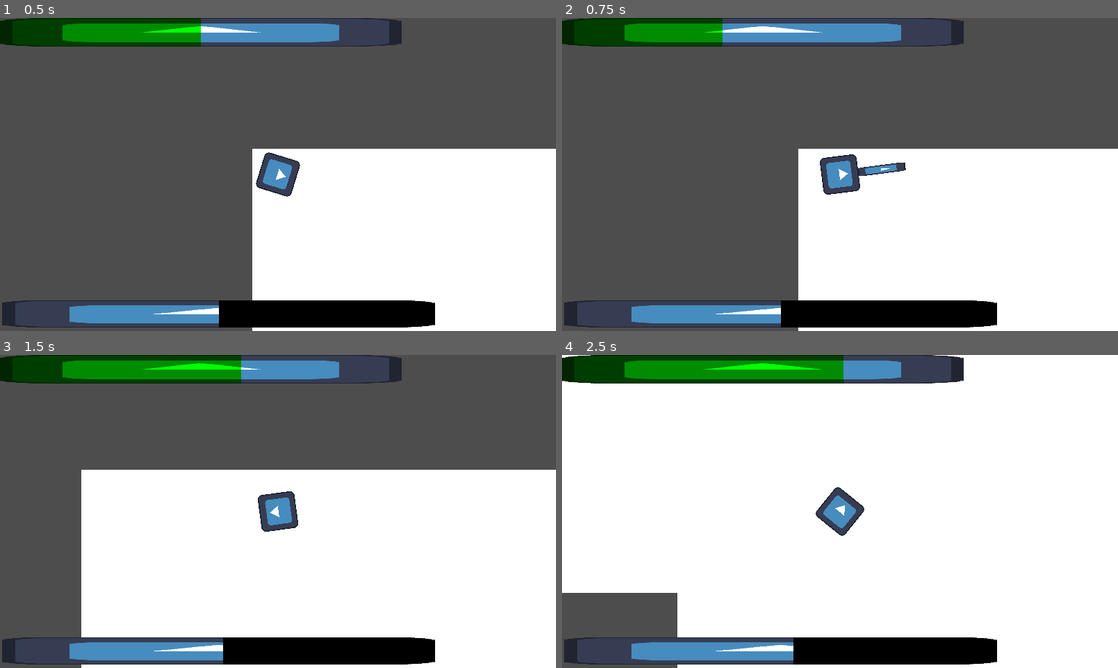
Above: before the commit, frames 1-4 (two rows, left to right).
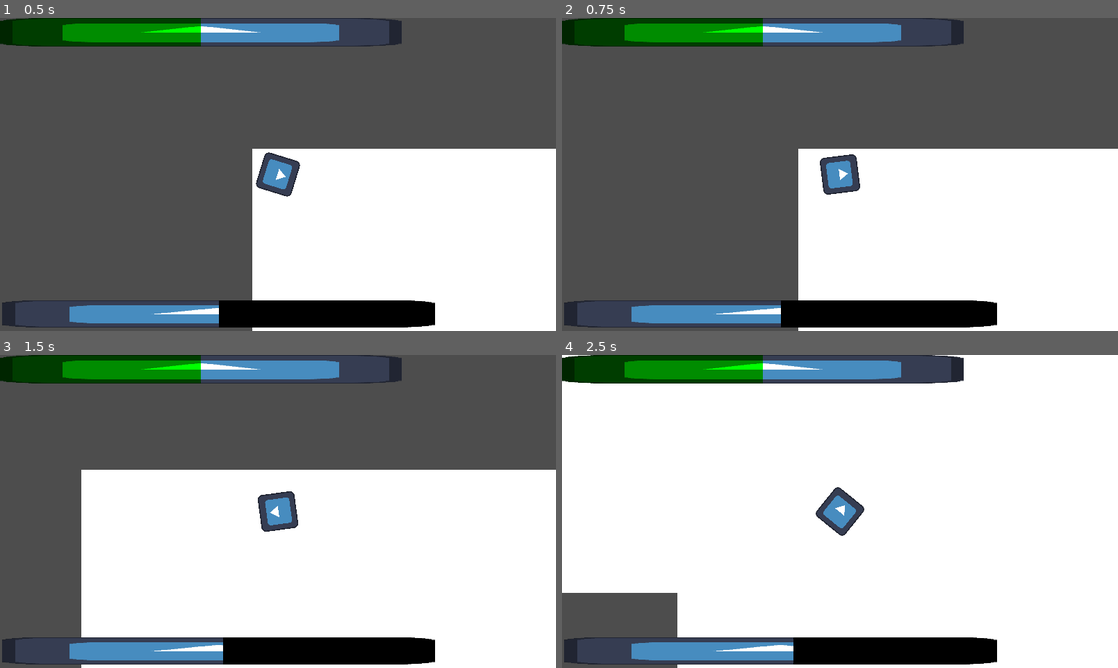
Above: after the commit, the same moments.

Repository: bigmonmulgrew/GodotJam70
Game: Godot game, scene res://Levels/DELETEMETEST.tscn
Two runs of this game, one before a commit and one after it. Both use one fixed random seed, a clock stepped at 60 frames per second and the inputs below. The engine's default icon, where the game draws it, is replaced by a stand-in: a white triangle on a blue panel in a dark square.
Inputs (mouse positions are in pixels of both pictures, inside the frame that each line leads up to):
- Up to frame 1 (0.5 s): no input
- Up to frame 2 (0.75 s): tap Enter at 0.5 s; move the mouse to (962, 158) at 0.52 s; hold D (move_right) from 0.53 s (still down); click (962, 158) at 0.6 s
- Up to frame 3 (1.5 s): right-click (400, 495) at 0.8 s; move the mouse to (166, 527) at 1.27 s; release D (move_right) at 1.28 s; hold S (move_down) from 1.28 s (still down); right-click (166, 527) at 1.35 s
- Up to frame 4 (2.5 s): click (728, 527) at 1.55 s; move the mouse to (895, 442) at 2.02 s; release S (move_down) at 2.03 s; hold D (move_right) from 2.03 s (still down); tap Shift (defensive_action) at 2.1 s; right-click (895, 442) at 2.3 s

Frame 1 is identical in both runs. In frame 2, 0.9% of the frame differs, in the area x 28-62%, y 0-51%; in frame 3, 0.7%; in frame 4, 1.3%, in the area x 36-51%, y 0-10%.

Commit message:
Added base attack class
Sword swipe now uses the base attack class. Now any attacks have a use method

Diff:
--- a/Scenes/Components/Attacks/sword_swipe.tscn
+++ b/Scenes/Components/Attacks/sword_swipe.tscn
@@ -2,6 +2,57 @@
 
 [ext_resource type="Script" path="res://Scripts/Components/Attacks/sword_swipe.gd" id="1_vciys"]
 [ext_resource type="Texture2D" uid="uid://bsoah8gdmv5su" path="res://icon.svg" id="2_dqlk2"]
+
+[sub_resource type="Animation" id="Animation_eeofq"]
+length = 0.001
+tracks/0/type = "value"
+tracks/0/imported = false
+tracks/0/enabled = true
+tracks/0/path = NodePath("Area2D:position")
+tracks/0/interp = 1
+tracks/0/loop_wrap = true
+tracks/0/keys = {
+"times": PackedFloat32Array(0),
+"transitions": PackedFloat32Array(1),
+"update": 0,
+"values": [Vector2(-9, 0)]
+}
+tracks/1/type = "value"
+tracks/1/imported = false
+tracks/1/enabled = true
+tracks/1/path = NodePath("Area2D:rotation")
+tracks/1/interp = 1
+tracks/1/loop_wrap = true
+tracks/1/keys = {
+"times": PackedFloat32Array(0),
+"transitions": PackedFloat32Array(1),
+"update": 0,
+"values": [-1.18206]
+}
+tracks/2/type = "value"
+tracks/2/imported = false
+tracks/2/enabled = true
+tracks/2/path = NodePath("Area2D/CollisionShape2D:disabled")
+tracks/2/interp = 1
+tracks/2/loop_wrap = true
+tracks/2/keys = {
+"times": PackedFloat32Array(0),
+"transitions": PackedFloat32Array(1),
+"update": 1,
+"values": [true]
+}
+tracks/3/type = "value"
+tracks/3/imported = false
+tracks/3/enabled = true
+tracks/3/path = NodePath("Area2D/Sprite2D:visible")
+tracks/3/interp = 1
+tracks/3/loop_wrap = true
+tracks/3/keys = {
+"times": PackedFloat32Array(0),
+"transitions": PackedFloat32Array(1),
+"update": 1,
+"values": [false]
+}
 
 [sub_resource type="Animation" id="Animation_et1kh"]
 resource_name = "sword_attack"
@@ -56,57 +107,6 @@
 "values": [false, true, false]
 }
 
-[sub_resource type="Animation" id="Animation_eeofq"]
-length = 0.001
-tracks/0/type = "value"
-tracks/0/imported = false
-tracks/0/enabled = true
-tracks/0/path = NodePath("Area2D:position")
-tracks/0/interp = 1
-tracks/0/loop_wrap = true
-tracks/0/keys = {
-"times": PackedFloat32Array(0),
-"transitions": PackedFloat32Array(1),
-"update": 0,
-"values": [Vector2(-9, 0)]
-}
-tracks/1/type = "value"
-tracks/1/imported = false
-tracks/1/enabled = true
-tracks/1/path = NodePath("Area2D:rotation")
-tracks/1/interp = 1
-tracks/1/loop_wrap = true
-tracks/1/keys = {
-"times": PackedFloat32Array(0),
-"transitions": PackedFloat32Array(1),
-"update": 0,
-"values": [-1.18206]
-}
-tracks/2/type = "value"
-tracks/2/imported = false
-tracks/2/enabled = true
-tracks/2/path = NodePath("Area2D/CollisionShape2D:disabled")
-tracks/2/interp = 1
-tracks/2/loop_wrap = true
-tracks/2/keys = {
-"times": PackedFloat32Array(0),
-"transitions": PackedFloat32Array(1),
-"update": 1,
-"values": [true]
-}
-tracks/3/type = "value"
-tracks/3/imported = false
-tracks/3/enabled = true
-tracks/3/path = NodePath("Area2D/Sprite2D:visible")
-tracks/3/interp = 1
-tracks/3/loop_wrap = true
-tracks/3/keys = {
-"times": PackedFloat32Array(0),
-"transitions": PackedFloat32Array(1),
-"update": 1,
-"values": [false]
-}
-
 [sub_resource type="AnimationLibrary" id="AnimationLibrary_nifnl"]
 _data = {
 "RESET": SubResource("Animation_eeofq"),
--- a/Scripts/Character/Player/Player.gd
+++ b/Scripts/Character/Player/Player.gd
@@ -1,8 +1,17 @@
 extends CharacterBody2D
 
+# Gets the child of PrimaryAction node with index 0
 @onready var primary_action: Node2D = $PrimaryAction.get_child(0)
+# Gets the child of SecondaryAction node with index 0
 @onready var secondary_action: Node2D = $PrimaryAction.get_child(0)
+
+func _process(delta):
+	_check_input()
 
 func _physics_process(delta):
 
 	move_and_slide()
+
+func _check_input():
+	if Input.is_action_just_pressed("primary_action"): primary_action.use()
+	if Input.is_action_just_pressed("secondary_action"): secondary_action.use()
--- /dev/null
+++ b/Scripts/Components/Attacks/attack_base.gd
@@ -0,0 +1,11 @@
+extends Node2D
+class_name Attack
+
+@export var damage: int = 10
+
+# This is a template class to extend
+# Use this to guarantee that attacks have a use method and will not
+# crash when being used in a player or boss
+
+func use():
+	print("Use not yet implemented in this attack")
--- a/Scripts/Components/Attacks/sword_swipe.gd
+++ b/Scripts/Components/Attacks/sword_swipe.gd
@@ -1,14 +1,11 @@
-extends Node2D
+extends Attack
 
+# Get the animation player from the tree
 @onready var anim_player: AnimationPlayer = $AnimationPlayer
 
-@export var damage: int = 10
-
-func _process(delta):
-	if Input.is_action_just_pressed("left_mouse_button"): _attack()
-
-
-func _attack():
+# Overide for the base use
+# Plays the attack
+func use():
 	anim_player.play("sword_attack")
 
 
--- a/project.godot
+++ b/project.godot
@@ -51,12 +51,12 @@
 "events": [Object(InputEventKey,"resource_local_to_scene":false,"resource_name":"","device":-1,"window_id":0,"alt_press …(182 unchanged characters)…
 ]
 }
-left_mouse_button={
+primary_action={
 "deadzone": 0.5,
 "events": [Object(InputEventMouseButton,"resource_local_to_scene":false,"resource_name":"","device":-1,"window_id":0,"a …(258 unchanged characters)…
 ]
 }
-right_mouse_button={
+secondary_action={
 "deadzone": 0.5,
 "events": [Object(InputEventMouseButton,"resource_local_to_scene":false,"resource_name":"","device":-1,"window_id":0,"a …(256 unchanged characters)…
 ]
